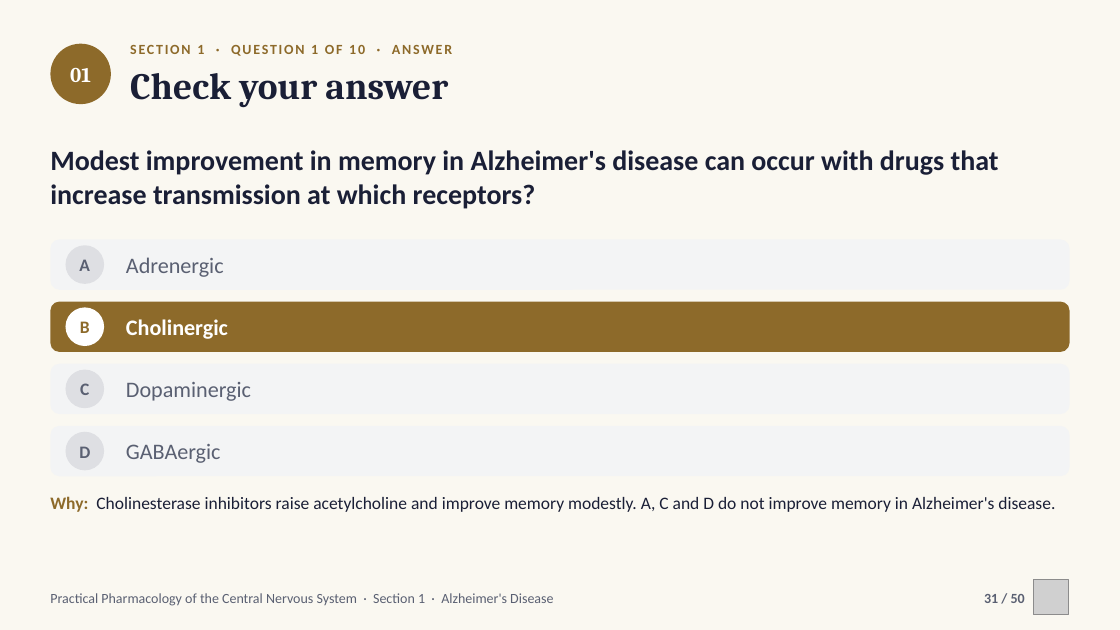
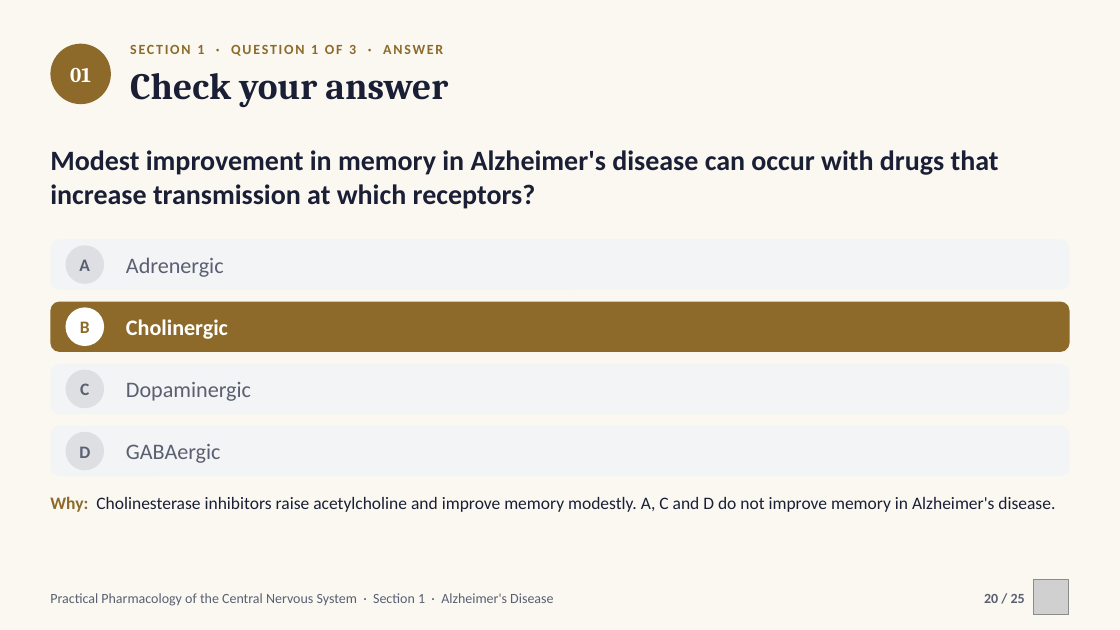
Before and after one commit to drrefaat18-ops/yasser, a slide deck: slide 20 of projects/cns-pharmacology-practical/slides/ch01-alzheimers-disease.pptx (slide 31 before the commit). Drawn at 1120x630 pixels with LibreOffice and Linux fonts; fonts in the diff are those of the drawing; grey boxes stand for pictures. Boxes give left, top, right and bottom in pixels: in the first picture for what was removed or moved away, otherwise in the second. Text is boxed around its words. In the diff, an @@ line names an element or a change of style, - is before the commit and + after.

```diff
--- a/projects/cns-pharmacology-practical/slides/ch01-alzheimers-disease.pptx
+++ b/projects/cns-pharmacology-practical/slides/ch01-alzheimers-disease.pptx
@@ text at box(130, 45, 443, 56): text changed @@
-SECTION 1 · QUESTION 1 OF 10 · ANSWER
+SECTION 1 · QUESTION 1 OF 3 · ANSWER
@@ text at box(984, 594, 1025, 603): text changed @@
-31 / 50
+20 / 25
```
Also in this commit, not shown: 23 other slides changed, 25 slides removed, 15 other files.
